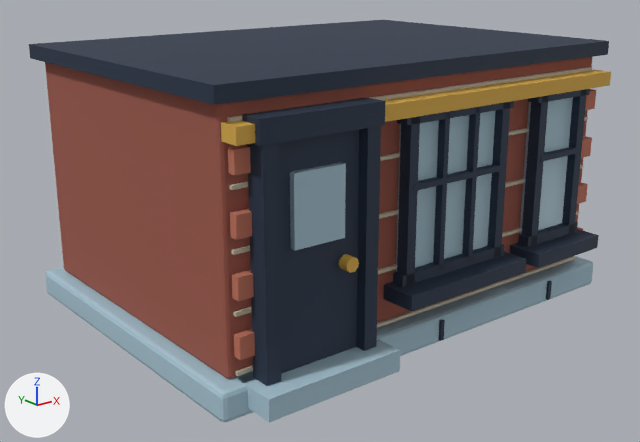
Renders of the glTF model game/art/diorama/layers/base_house_works_2.glb from each side of a commit.
One viewpoint serves both versions: a 50 mm camera at (-1.026, -1.272, 0.651) aimed at (-0.033, -0.03, 0.155). Lighting does not change. The marker at lower left points along +X, +Y and +Z. The picture after the commit comes second. Vertices at exactly the same position are counted once.

Script lines for the objects in view, before the commit:
```python
ob_base_house_works_2_clay = bpy.data.objects.new('base_house_works_2 clay', me_base_house_works_2_plinth_006)
ob_base_house_works_2_clay.location = (0.0, 0.0, 0.0)
ob_base_house_works_2_glass = bpy.data.objects.new('base_house_works_2 glass', me_base_house_works_2_plinth_007)
ob_base_house_works_2_glass.location = (0.0, 0.0, 0.0)
ob_base_house_works_2_ink = bpy.data.objects.new('base_house_works_2 ink', me_base_house_works_2_plinth_003)
ob_base_house_works_2_ink.location = (0.0, 0.0, 0.0)
ob_base_house_works_2_mist = bpy.data.objects.new('base_house_works_2 mist', me_base_house_works_2_plinth_002)
ob_base_house_works_2_mist.location = (0.0, 0.0, 0.0)
# also in view: 'base_house_works_2 ochre' at (0.0, -0.319, 0.308); 'base_house_works_2 brick' at (0.0, 0.0, 0.252); 'base_house_works_2 mortar' at (0.0, -0.294, 0.245)
```
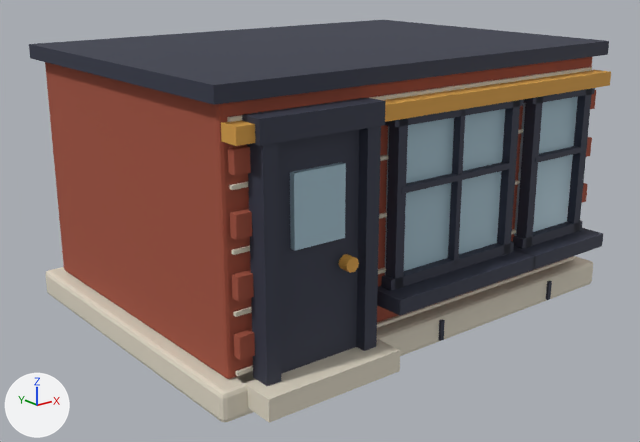
Pixel boxes [x1, y1, x2, y2] of what changed, in the pictures (640 x 442 px; the box of a moved part takes in the faces that stretch with it):
'base_house_works_2 glass', reshaped: before [290, 97, 573, 272]; after [290, 97, 578, 275]
'base_house_works_2 mist', recoloured (blue to pale yellow): [46, 256, 593, 423] in both
part 1 of me_base_house_works_2_plinth_003, added: after [524, 88, 595, 104]
part 2 of me_base_house_works_2_plinth_003, moved or reshaped: before [383, 89, 590, 311]; after [377, 88, 603, 315]
part 3 of me_base_house_works_2_plinth_007, moved or reshaped: before [396, 111, 495, 272]; after [385, 109, 505, 275]
part 4 of me_base_house_works_2_plinth_007, moved or reshaped: before [520, 97, 573, 234]; after [514, 97, 578, 236]

Edits to the bpy script that builds the scene:
```text
Change mat_mist:
    mat_mist.base_color: (0.386, 0.552, 0.644) -> (0.745, 0.687, 0.565)  # blue #a7c4d2 -> pale yellow #e0d8c6
Change me_base_house_works_2_plinth_003:
    used by ob_base_house_works_2_ink; location = (0.0, 0.0, 0.0)
    remove me_base_house_works_2_plinth_003.from_pydata(...)  # 216 vertices, 324 faces; spans x -0.428..0.447, y -0.364..0.308, z 0.007..0.48
    add me_base_house_works_2_plinth_003.from_pydata(...)  # 208 vertices, 312 faces; spans x -0.428..0.447, y -0.364..0.308, z 0.007..0.48
    me_base_house_works_2_plinth_003 part 1: a new loose piece, a box spanning x 0.192..0.368, y -0.327..-0.305, z 0.391..0.409, in mat_ink (dark blue #35394a)
    me_base_house_works_2_plinth_003 part 2
    14 vertices are removed from x -0.118..0.447, y -0.364..0.169, z 0.105..0.417
    32 faces are deleted
    16 vertices in x 0.116..0.142, y -0.327..-0.305, z 0.123..0.417 move by (0.025, 0.0, 0.0)
    8 vertices in x -0.094..-0.076, y -0.327..-0.305, z 0.123..0.417 move by (-0.025, 0.0, 0.0)
    8 vertices in x -0.103, y -0.327..-0.305, z 0.131..0.409 move by (-0.024, 0.0, 0.0)
    8 vertices in x -0.02..-0.01, y -0.327..-0.313, z 0.14..0.4 move by (0.035, 0.0, 0.0)
    8 vertices in x 0.216..0.234, y -0.327..-0.305, z 0.123..0.417 move by (0.125, 0.0, 0.0)
    4 vertices in x 0.425..0.447, y -0.009..0.009, z 0.155 move by (0.0, 0.19, -0.015)
    62 vertices move from x -0.085..0.447, y -0.364..0.175, z 0.105..0.409 to x -0.142..0.447, y -0.364..0.205, z 0.105..0.4
    6 vertices are added at (0.201, -0.327, 0.123), (0.201, -0.327, 0.417), (0.219, -0.327, 0.417), (0.201, -0.305, 0.123), (0.219, -0.305, 0.417), (0.201, -0.305, 0.417)
    8 new vertices lie (0.0, 0.0, 0.018) away from vertices in x 0.326..0.447, y -0.327..0.169, z 0.123..0.155
    32 new faces join them
    other edits to the shape of me_base_house_works_2_plinth_003 do not show in these pictures
Change me_base_house_works_2_plinth_007:
    used by ob_base_house_works_2_glass; location = (0.0, 0.0, 0.0)
    remove me_base_house_works_2_plinth_007.from_pydata(...)  # 32 vertices, 48 faces; spans x -0.316..0.431, y -0.328..0.16, z 0.14..0.4
    add me_base_house_works_2_plinth_007.from_pydata(...)  # 32 vertices, 48 faces; spans x -0.316..0.431, y -0.328..0.19, z 0.14..0.4
    me_base_house_works_2_plinth_007 part 3: the loose piece of 8 vertices spanning x -0.085..0.125, y -0.311..-0.293, z 0.14..0.4 is scaled about its middle by (1.24, 1, 1)
    me_base_house_works_2_plinth_007 part 4: the loose piece of 8 vertices spanning x 0.225..0.335, y -0.311..-0.293, z 0.14..0.4 is scaled about its middle by (1.27, 1, 1)
    other edits to the shape of me_base_house_works_2_plinth_007 do not show in these pictures
```
